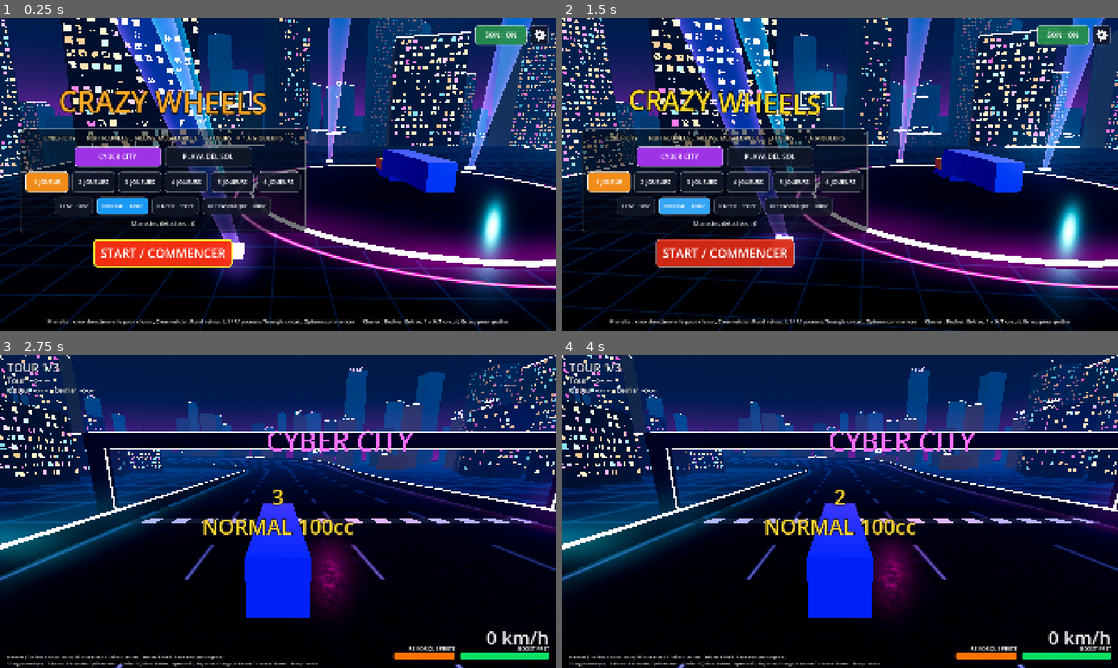
Above: before the commit, frames 1-4 (two rows, left to right).
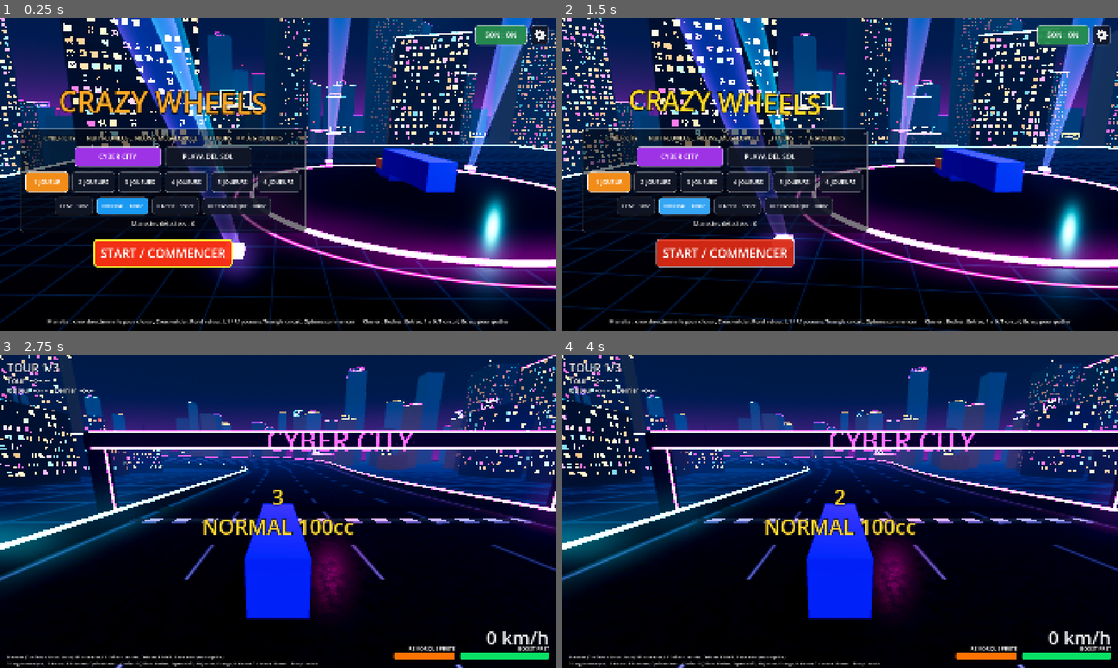
Above: after the commit, the same moments.

Repository: Shoz567/course-camions
Game: Godot game, scene res://ui/main_menu.tscn
Two runs of this game, one before a commit and one after it. Both use one fixed random seed, a clock stepped at 60 frames per second and the inputs below.
Inputs (mouse positions are in pixels of both pictures, inside the frame that each line leads up to):
- Up to frame 1 (0.25 s): no input
- Up to frame 2 (1.5 s): click "NORMAL · 100cc" at 0.5 s; click "NORMAL · 100cc" at 1.25 s
- Up to frame 3 (2.75 s): click "START / COMMENCER" at 2 s
- Up to frame 4 (4 s): tap Enter (ui_accept) at 2.75, 3.02 s; move the mouse to (962, 495) at 2.77 s; hold D 2.78-3.5 s; tap Space at 2.85 s; click (962, 495) at 2.92 s; drag from (728, 527) to (812, 574) at 3.52 s

The runs differ from the first frame. In frame 1, 3.6% of the frame differs, in the area x 0-100%, y 0-81%; in frame 2, 4.2%; in frame 3, 3.8%; in frame 4, 3.8%.

Commit message:
visuel: passe en plein ecran 1080p, MSAA 2x, SSR, SSIL et SSAO
- project.godot : plus de fenetre 1280 x 720 imposee, plein ecran sans
  bordure (F11 : fenetre), MSAA 2x, debanding
- cyber_night.tres et playa_sun.tres : reflets (SSR), eclairage
  indirect (SSIL), occlusion ambiante (SSAO)
- GraphicsSettings : la qualite des parametres (haute, moyenne, basse)
  est enfin branchee (GameState.graphics_quality) ; en qualite haute,
  SSIL jusqu'a 2 vues, SSR jusqu'a 4, SSAO toujours ; MSAA 2x par vue
  de l'ecran partage
- cout GPU mesure (Radeon 780M, 1920 x 1200) : 6 joueurs 12 ms sans
  effet, 15 ms avec SSAO, 19 ms avec tout, d'ou les seuils
- shaders de piste : hachage sans sinus (au-dela de 1 km de trace, le
  bruit devenait des blocs a bords nets, visibles de jour)
- tests : project_settings_test, race_6p_test, main_menu_test

Co-Authored-By: Claude Opus 5.5 <noreply@anthropic.com>

Diff:
--- a/game/dev/local_race.gd
+++ b/game/dev/local_race.gd
@@ -133,6 +133,7 @@
 		player_count = clampi(GameState.requested_players, 1, MAX_PLAYERS)
 	# vue propre par defaut : F1 affiche les traces de debug
 	DebugDraw.enabled = false
+	_apply_graphics()
 	auto_reset.respawn_provider = race.respawn_transform
 	race.race_finished.connect(_on_race_finished)
 	music = RaceMusic.new()
@@ -176,6 +177,16 @@
 	return box
 
 
+## Effets de l'environnement et anticrenelage selon la qualite choisie et le
+## nombre de vues (la case de la camera TV compte).
+func _apply_graphics() -> void:
+	var views := player_count + (1 if player_count == 3 or player_count == 5 else 0)
+	var world := get_node_or_null("WorldEnvironment") as WorldEnvironment
+	if world != null:
+		GraphicsSettings.apply_environment(world.environment, GameState.graphics_quality, views)
+	GraphicsSettings.apply_viewport(get_viewport(), GameState.graphics_quality)
+
+
 ## Une case de l'ecran partage : SubViewportContainer etire + SubViewport.
 func _new_view(view_name: String, listener: bool) -> SubViewport:
 	var container := SubViewportContainer.new()
@@ -186,6 +197,7 @@
 	var vp := SubViewport.new()
 	vp.name = view_name
 	vp.audio_listener_enable_3d = listener
+	GraphicsSettings.apply_viewport(vp, GameState.graphics_quality)
 	container.add_child(vp)
 	return vp
 
@@ -285,6 +297,8 @@
 		return
 	if key_down and key.physical_keycode == KEY_F1:
 		DebugDraw.enabled = not DebugDraw.enabled
+	if key_down and key.physical_keycode == KEY_F11:
+		GraphicsSettings.toggle_fullscreen()
 
 
 func _physics_process(_delta: float) -> void:
--- a/game/gameplay/game_state.gd
+++ b/game/gameplay/game_state.gd
@@ -34,6 +34,9 @@
 ## Circuit choisi dans le menu (garde entre deux courses).
 var selected_track: int = 0
 
+## Qualite graphique choisie dans les parametres (GraphicsSettings.Quality).
+var graphics_quality: int = GraphicsSettings.Quality.HIGH
+
 ## Categorie choisie dans le menu (garde entre deux courses).
 var speed_class: int = SpeedClass.NORMAL
 
--- /dev/null
+++ b/game/gameplay/graphics_settings.gd
@@ -0,0 +1,54 @@
+class_name GraphicsSettings
+extends RefCounted
+
+## Qualite graphique (ecran des parametres, GameState.graphics_quality) :
+## quels effets d'eclairage de l'environnement sont actifs, et quel
+## anticrenelage recoit chaque vue. Purement visuel.
+##
+## Les environnements (tracks/*.tres) decrivent le rendu COMPLET : reflets
+## (SSR), eclairage indirect (SSIL), occlusion ambiante (SSAO). Ici, on en
+## retire selon la qualite choisie et le nombre de vues de l'ecran partage :
+##
+##   HAUTE    SSR + SSIL + SSAO, MSAA 2x ; l'eclairage indirect (le plus
+##            couteux) est coupe au-dela de SSIL_MAX_VIEWS vues
+##   MOYENNE  SSAO seul, MSAA 2x
+##   BASSE    aucun effet, anticrenelage FXAA (le moins couteux)
+
+enum Quality { HIGH, MEDIUM, LOW }
+
+const NAMES: PackedStringArray = ["haute", "moyenne", "basse"]
+## Au-dela, l'eclairage indirect est coupe meme en qualite haute.
+const SSIL_MAX_VIEWS := 2
+## Au-dela, les reflets sont coupes meme en qualite haute.
+const SSR_MAX_VIEWS := 4
+
+
+## Regle les effets de `env` pour la qualite et le nombre de vues 3D a
+## l'ecran. L'environnement est une ressource partagee : a rappeler a chaque
+## entree de scene (menu, course).
+static func apply_environment(env: Environment, quality: int, views: int) -> void:
+	if env == null:
+		return
+	var high := quality == Quality.HIGH
+	env.ssao_enabled = quality != Quality.LOW
+	env.ssr_enabled = high and views <= SSR_MAX_VIEWS
+	env.ssil_enabled = high and views <= SSIL_MAX_VIEWS
+
+
+## Anticrenelage d'une vue (fenetre principale ou SubViewport de l'ecran
+## partage : une vue ne recoit pas le reglage du projet).
+static func apply_viewport(vp: Viewport, quality: int) -> void:
+	if vp == null:
+		return
+	if quality == Quality.LOW:
+		vp.msaa_3d = Viewport.MSAA_DISABLED
+		vp.screen_space_aa = Viewport.SCREEN_SPACE_AA_FXAA
+	else:
+		vp.msaa_3d = Viewport.MSAA_2X
+		vp.screen_space_aa = Viewport.SCREEN_SPACE_AA_DISABLED
+
+
+## Plein ecran sans bordure <-> fenetre (F11).
+static func toggle_fullscreen() -> void:
+	var full := DisplayServer.window_get_mode() == DisplayServer.WINDOW_MODE_FULLSCREEN
+	DisplayServer.window_set_mode(DisplayServer.WINDOW_MODE_WINDOWED if full else DisplayServer.WINDOW_MODE_FULLSCREEN)
--- a/game/project.godot
+++ b/game/project.godot
@@ -31,8 +31,7 @@
 
 window/size/viewport_width=1920
 window/size/viewport_height=1080
-window/size/window_width_override=1280
-window/size/window_height_override=720
+window/size/mode=3
 window/stretch/mode="canvas_items"
 window/stretch/aspect="expand"
 
@@ -40,3 +39,8 @@
 
 3d/physics_engine="Jolt Physics"
 common/physics_interpolation=true
+
+[rendering]
+
+anti_aliasing/quality/msaa_3d=1
+anti_aliasing/quality/use_debanding=true
--- a/game/tests/scenes/main_menu_test.gd
+++ b/game/tests/scenes/main_menu_test.gd
@@ -16,6 +16,8 @@
 ##   - roue crantee : ouvre l'ecran des parametres, Rond le referme ; rouvert,
 ##     il montre la DualSense (les commandes Forza de la demande, legendes
 ##     sans chevauchement), regle le volume reel, et RETOUR ramene au menu ;
+##   - parametres : la qualite graphique choisie est gardee dans GameState et
+##     regle l'environnement du menu (basse : plus aucun effet) ;
 ##   - camera d'orbite : tourne autour de la grille, a distance constante ;
 ##   - Options et Croix (JOY_BUTTON_A, ui_accept de Godot) lancent la course :
 ##     signal avec le nombre choisi, ecrit dans GameState.
@@ -151,6 +153,12 @@
 			_seen["volume_db"] = AudioServer.get_bus_volume_db(AudioServer.get_bus_index("Master"))
 			_menu.volume_slider.value = 100.0
 			_seen["sound_check"] = _menu.sound_check.button_pressed
+			var env := (_menu.get_node("WorldEnvironment") as WorldEnvironment).environment
+			var was := [GameState.graphics_quality, env.ssr_enabled, env.ssil_enabled, env.ssao_enabled]
+			_menu.quality_option.select(GraphicsSettings.Quality.LOW)
+			_menu.quality_option.item_selected.emit(GraphicsSettings.Quality.LOW)
+			_seen["quality"] = [was, GameState.graphics_quality, env.ssr_enabled, env.ssil_enabled, env.ssao_enabled]
+			_menu.set_quality(GraphicsSettings.Quality.HIGH)
 		78: _click(_menu.settings.find_child("Back", true, false) as Control, true)
 		79: _click(_menu.settings.find_child("Back", true, false) as Control, false)
 		82: _seen["back"] = not _menu.settings.visible
@@ -244,6 +252,9 @@
 	check("schema : legendes sans chevauchement, dans le cadre", not overlap and not outside)
 	check_near("parametres : volume a 50 % (dB)", _seen.get("volume_db", 0.0), linear_to_db(0.5), 0.01)
 	check("parametres : case Son synchronisee avec le bouton", _seen.get("sound_check", false))
+	check("parametres : qualite haute par defaut (tout), basse choisie : gardee, plus aucun effet",
+		_seen.get("quality", []) == [[GraphicsSettings.Quality.HIGH, true, true, true], GraphicsSettings.Quality.LOW,
+		false, false, false], str(_seen.get("quality", [])))
 	check("RETOUR ramene au menu", _seen.get("back", false))
 	check_above("camera en orbite : deplacement en 97 ticks (m)", _seen["cam_moved"], 3.0)
 	check_below("orbite a distance constante (ecart m)", _cam_dist.max() - _cam_dist.min(), 0.01)
--- a/game/tests/scenes/project_settings_test.gd
+++ b/game/tests/scenes/project_settings_test.gd
@@ -4,6 +4,12 @@
 ## EFFECTIVE. L'editeur Godot retire de project.godot les lignes egales au
 ## defaut (60 ticks/s, Forward+) : le texte du fichier ne prouve rien, la
 ## valeur chargee si.
+##
+## Affichage et rendu (demande du 2026-09-30) : base 1920 x 1080 sans
+## fenetre reduite imposee, plein ecran sans bordure, MSAA 2x ; les deux
+## environnements decrivent le rendu complet (reflets SSR, eclairage indirect
+## SSIL, occlusion SSAO) et GraphicsSettings en retire selon la qualite
+## choisie et le nombre de vues.
 
 
 func _test_setup() -> void:
@@ -21,3 +27,42 @@
 	# (chase_camera.gd lit la transformation interpolee du camion).
 	check("interpolation physique active",
 		ProjectSettings.get_setting("physics/common/physics_interpolation", false) == true)
+	_check_display()
+	_check_lighting()
+
+
+func _check_display() -> void:
+	var w: int = ProjectSettings.get_setting("display/window/size/viewport_width", 0)
+	var h: int = ProjectSettings.get_setting("display/window/size/viewport_height", 0)
+	check("base 1920 x 1080", w == 1920 and h == 1080, "%d x %d" % [w, h])
+	var ow: int = ProjectSettings.get_setting("display/window/size/window_width_override", 0)
+	var oh: int = ProjectSettings.get_setting("display/window/size/window_height_override", 0)
+	check("plus de fenetre reduite imposee (1280 x 720)", ow == 0 and oh == 0, "%d x %d" % [ow, oh])
+	var mode: int = ProjectSettings.get_setting("display/window/size/mode", 0)
+	check("plein ecran sans bordure", mode == DisplayServer.WINDOW_MODE_FULLSCREEN, "mode=%d" % mode)
+	var msaa: int = ProjectSettings.get_setting("rendering/anti_aliasing/quality/msaa_3d", 0)
+	check("anticrenelage MSAA 2x", msaa == Viewport.MSAA_2X, "msaa_3d=%d" % msaa)
+
+
+func _check_lighting() -> void:
+	for path: String in ["res://tracks/cyber_night.tres", "res://tracks/playa_sun.tres"]:
+		var env := load(path) as Environment
+		check("%s : SSR, SSIL et SSAO actifs" % path.get_file(), env.ssr_enabled and env.ssil_enabled and env.ssao_enabled,
+			"ssr=%s ssil=%s ssao=%s" % [env.ssr_enabled, env.ssil_enabled, env.ssao_enabled])
+	var env := (load("res://tracks/cyber_night.tres") as Environment).duplicate() as Environment
+	var seen := []
+	for c: Array in [[GraphicsSettings.Quality.HIGH, 1], [GraphicsSettings.Quality.HIGH, 4],
+			[GraphicsSettings.Quality.HIGH, 6], [GraphicsSettings.Quality.MEDIUM, 1], [GraphicsSettings.Quality.LOW, 1]]:
+		GraphicsSettings.apply_environment(env, c[0], c[1])
+		seen.append([env.ssr_enabled, env.ssil_enabled, env.ssao_enabled])
+	check("qualite haute : tout a 1 vue, sans SSIL a 4 vues, SSAO seul a 6 ; moyenne : SSAO ; basse : rien",
+		seen == [[true, true, true], [true, false, true], [false, false, true], [false, false, true],
+		[false, false, false]], str(seen))
+	var vp := SubViewport.new()
+	GraphicsSettings.apply_viewport(vp, GraphicsSettings.Quality.HIGH)
+	var high := vp.msaa_3d == Viewport.MSAA_2X and vp.screen_space_aa == Viewport.SCREEN_SPACE_AA_DISABLED
+	GraphicsSettings.apply_viewport(vp, GraphicsSettings.Quality.LOW)
+	check("vues de l'ecran partage : MSAA 2x (haute), FXAA (basse)", high
+		and vp.msaa_3d == Viewport.MSAA_DISABLED and vp.screen_space_aa == Viewport.SCREEN_SPACE_AA_FXAA)
+	vp.free()
+	check("qualite haute par defaut", GameState.graphics_quality == GraphicsSettings.Quality.HIGH)
--- a/game/tests/scenes/race_6p_test.gd
+++ b/game/tests/scenes/race_6p_test.gd
@@ -64,6 +64,10 @@
 			vps[vp] = true
 	check("6 SubViewport distincts, chaque camera dans sa vue", vps.size() == 6, "%d" % vps.size())
 	check("pas de camera TV a 6 joueurs", _scene.get("leader_camera") == null)
+	var env := (_scene.get_node("WorldEnvironment") as WorldEnvironment).environment
+	check("6 vues : MSAA 2x par vue, occlusion seule (ni reflets ni eclairage indirect)",
+		(_players[5].viewport as SubViewport).msaa_3d == Viewport.MSAA_2X
+		and env.ssao_enabled and not env.ssr_enabled and not env.ssil_enabled)
 	check_near("HUD a l'echelle 0,5", (_players[5].hud as RaceHud).ui_scale, 0.5, 0.001)
 
 	check("J5 VIOLET NÉO-TOKYO, J6 ORANGE CARBO",
--- a/game/tracks/cyber_night.tres
+++ b/game/tracks/cyber_night.tres
@@ -23,6 +23,19 @@
 ambient_light_energy = 0.55
 tonemap_mode = 3
 tonemap_exposure = 1.05
+ssr_enabled = true
+ssr_max_steps = 48
+ssr_fade_in = 0.15
+ssr_fade_out = 2.0
+ssr_depth_tolerance = 0.6
+ssao_enabled = true
+ssao_radius = 2.2
+ssao_intensity = 2.6
+ssao_power = 1.6
+ssao_light_affect = 0.3
+ssil_enabled = true
+ssil_radius = 8.0
+ssil_intensity = 1.6
 glow_enabled = true
 glow_intensity = 0.9
 glow_strength = 1.05
--- a/game/tracks/materials/playa_coast.gdshader
+++ b/game/tracks/materials/playa_coast.gdshader
@@ -12,8 +12,12 @@
 
 varying vec3 world_pos;
 
+// hachage sans sinus : reste precis loin de l'origine (a 2 km du depart, un
+// sin() de grand argument donnait des blocs a bords nets au lieu d'un bruit)
 float hash(vec2 p) {
-	return fract(sin(dot(p, vec2(127.1, 311.7))) * 43758.5453);
+	vec3 p3 = fract(vec3(p.xyx) * 0.1031);
+	p3 += dot(p3, p3.yzx + 33.33);
+	return fract((p3.x + p3.y) * p3.z);
 }
 
 float vnoise(vec2 p) {
--- a/game/tracks/materials/playa_road.gdshader
+++ b/game/tracks/materials/playa_road.gdshader
@@ -6,8 +6,12 @@
 // distance le long de la piste (m) ; ligne d'arrivee a 0.
 uniform float road_width = 75.0;
 
+// hachage sans sinus : reste precis loin de l'origine (a 2 km du depart, un
+// sin() de grand argument donnait des blocs a bords nets au lieu d'un bruit)
 float hash(vec2 p) {
-	return fract(sin(dot(p, vec2(127.1, 311.7))) * 43758.5453);
+	vec3 p3 = fract(vec3(p.xyx) * 0.1031);
+	p3 += dot(p3, p3.yzx + 33.33);
+	return fract((p3.x + p3.y) * p3.z);
 }
 
 float vnoise(vec2 p) {
@@ -34,6 +38,8 @@
 	// sable souffle par le vent le long des murs
 	float edge = min(x, road_width - x);
 	float drift = smoothstep(7.0, 0.5, edge + (vnoise(p * 0.12) - 0.5) * 7.0);
+	// pas de sable sur les ponts (COLOR.r > 0) : il ne vole pas jusque-la
+	drift *= 1.0 - smoothstep(0.1, 0.4, COLOR.r);
 	asphalt = mix(asphalt, vec3(0.8, 0.7, 0.48) * (0.9 + 0.2 * grain), drift * 0.85);
 
 	// platelage : planches de 0,6 m, lames de 9 m decalees d'un rang sur deux
--- a/game/tracks/materials/playa_rock.gdshader
+++ b/game/tracks/materials/playa_rock.gdshader
@@ -6,8 +6,12 @@
 // monde : les strates restent horizontales quel que soit le maillage.
 varying vec3 world_pos;
 
+// hachage sans sinus : reste precis loin de l'origine (a 2 km du depart, un
+// sin() de grand argument donnait des blocs a bords nets au lieu d'un bruit)
 float hash(vec2 p) {
-	return fract(sin(dot(p, vec2(127.1, 311.7))) * 43758.5453);
+	vec3 p3 = fract(vec3(p.xyx) * 0.1031);
+	p3 += dot(p3, p3.yzx + 33.33);
+	return fract((p3.x + p3.y) * p3.z);
 }
 
 float vnoise(vec2 p) {
--- a/game/tracks/materials/playa_wall.gdshader
+++ b/game/tracks/materials/playa_wall.gdshader
@@ -6,8 +6,12 @@
 // garde-corps de planches verticales. UV.x : 0 .. 1 face interieure (bas ->
 // haut), 1 .. 2 dessus, 2 .. 3 face exterieure. UV.y en m.
 
+// hachage sans sinus : reste precis loin de l'origine (a 2 km du depart, un
+// sin() de grand argument donnait des blocs a bords nets au lieu d'un bruit)
 float hash(vec2 p) {
-	return fract(sin(dot(p, vec2(127.1, 311.7))) * 43758.5453);
+	vec3 p3 = fract(vec3(p.xyx) * 0.1031);
+	p3 += dot(p3, p3.yzx + 33.33);
+	return fract((p3.x + p3.y) * p3.z);
 }
 
 void fragment() {
--- a/game/tracks/materials/road.tres
+++ b/game/tracks/materials/road.tres
@@ -9,8 +9,12 @@
 // piste (m) ; ligne d'arrivee a 0.
 uniform float road_width = 75.0;
 
+// hachage sans sinus : reste precis loin de l'origine (a 2 km du depart, un
+// sin() de grand argument donnait des blocs a bords nets au lieu d'un bruit)
 float hash(vec2 p) {
-	return fract(sin(dot(p, vec2(127.1, 311.7))) * 43758.5453);
+	vec3 p3 = fract(vec3(p.xyx) * 0.1031);
+	p3 += dot(p3, p3.yzx + 33.33);
+	return fract((p3.x + p3.y) * p3.z);
 }
 
 float vnoise(vec2 p) {
--- a/game/tracks/playa_sun.tres
+++ b/game/tracks/playa_sun.tres
@@ -24,6 +24,19 @@
 ambient_light_energy = 0.4
 tonemap_mode = 2
 tonemap_exposure = 1.0
+ssr_enabled = true
+ssr_max_steps = 48
+ssr_fade_in = 0.15
+ssr_fade_out = 2.0
+ssr_depth_tolerance = 0.6
+ssao_enabled = true
+ssao_radius = 2.0
+ssao_intensity = 2.0
+ssao_power = 1.5
+ssao_light_affect = 0.15
+ssil_enabled = true
+ssil_radius = 6.0
+ssil_intensity = 1.0
 glow_enabled = true
 glow_intensity = 0.35
 glow_strength = 0.9
--- a/game/ui/main_menu.gd
+++ b/game/ui/main_menu.gd
@@ -13,7 +13,8 @@
 ## L1 / R1 pour changer le nombre de joueurs, Triangle pour changer de circuit,
 ## Options pour commencer.
 ## Clavier et souris : fleches + Entree, touches 1 a 6, T (circuit), clic ;
-## Echap ferme les parametres, sinon quitte le jeu.
+## F11 : plein ecran / fenetre ; Echap ferme les parametres, sinon quitte le
+## jeu.
 ##
 ## COMMENCER ecrit le choix dans GameState (requested_players, selected_track)
 ## puis charge la scene de course du circuit (LocalRace le lit). Le menu ne touche pas a la physique : les
@@ -51,6 +52,7 @@
 ## Ecran des parametres : case du son (miroir du bouton du menu), volume.
 var sound_check: CheckButton
 var volume_slider: HSlider
+var quality_option: OptionButton
 var _gear: GearIcon
 var _pads_label: Label
 var _orbit_center: Vector3
@@ -66,6 +68,7 @@
 	camera.current = true
 	_spawn_trucks()
 	_build_ui()
+	set_quality(GameState.graphics_quality)
 	set_sound(not AudioServer.is_bus_mute(_master_bus()))
 	# musique de course rendue en fond pendant le menu (sans effet en headless)
 	RaceMusic.prepare()
@@ -137,6 +140,8 @@
 			KEY_T:
 				if not settings.visible:
 					select_track((GameState.selected_track + 1) % GameStateNode.TRACKS.size())
+			KEY_F11:
+				GraphicsSettings.toggle_fullscreen()
 			KEY_ESCAPE:
 				if settings.visible:
 					toggle_settings()
@@ -231,6 +236,18 @@
 		sound_check.set_pressed_no_signal(on)
 	if is_node_ready():
 		MenuSound.play_toggle()
+
+
+## Qualite graphique (GraphicsSettings.Quality), gardee dans GameState pour les
+## courses ; appliquee tout de suite au decor du menu (une seule vue).
+func set_quality(q: int) -> void:
+	GameState.graphics_quality = clampi(q, 0, GraphicsSettings.NAMES.size() - 1)
+	if quality_option != null:
+		quality_option.select(GameState.graphics_quality)
+	var world := get_node_or_null("WorldEnvironment") as WorldEnvironment
+	if world != null:
+		GraphicsSettings.apply_environment(world.environment, GameState.graphics_quality, 1)
+	GraphicsSettings.apply_viewport(get_viewport(), GameState.graphics_quality)
 
 
 ## Volume general (0 a 100 %), sur le bus Master.
@@ -480,7 +497,7 @@
 	for line: String in [
 		"J1 — flèches · Ctrl droit drift · Maj droite boost · ; cargo · ! klaxon · : vue · Retour arrière reset",
 		"J2 — Z Q S D · Espace drift · Maj gauche boost · E cargo · H klaxon · C vue · R reset",
-		"Seul : les deux jeux de touches · Échap : menu · Entrée : rejouer",
+		"Seul : les deux jeux de touches · Échap : menu · Entrée : rejouer · F11 : plein écran / fenêtre",
 	]:
 		var l := _label(line, 17, 0)
 		l.modulate = Color(0.9, 0.9, 0.94)
@@ -515,11 +532,15 @@
 	rumble.button_pressed = true
 	rumble.add_theme_font_size_override("font_size", 19)
 	opts.add_child(rumble)
-	var quality := OptionButton.new()
-	for q: String in ["Qualité graphique : haute", "Qualité graphique : moyenne", "Qualité graphique : basse"]:
-		quality.add_item(q)
-	quality.add_theme_font_size_override("font_size", 19)
-	opts.add_child(quality)
+	quality_option = OptionButton.new()
+	quality_option.name = "Quality"
+	for q: String in GraphicsSettings.NAMES:
+		quality_option.add_item("Qualité graphique : %s" % q)
+	quality_option.tooltip_text = "Haute : reflets, éclairage indirect, occlusion. Moyenne : occlusion. Basse : aucun effet."
+	quality_option.add_theme_font_size_override("font_size", 19)
+	quality_option.select(GameState.graphics_quality)
+	quality_option.item_selected.connect(set_quality)
+	opts.add_child(quality_option)
 
 	var back := Button.new()
 	back.name = "Back"
Not shown, added: game/gameplay/graphics_settings.gd.uid
Not shown, changed: PLAN.md
